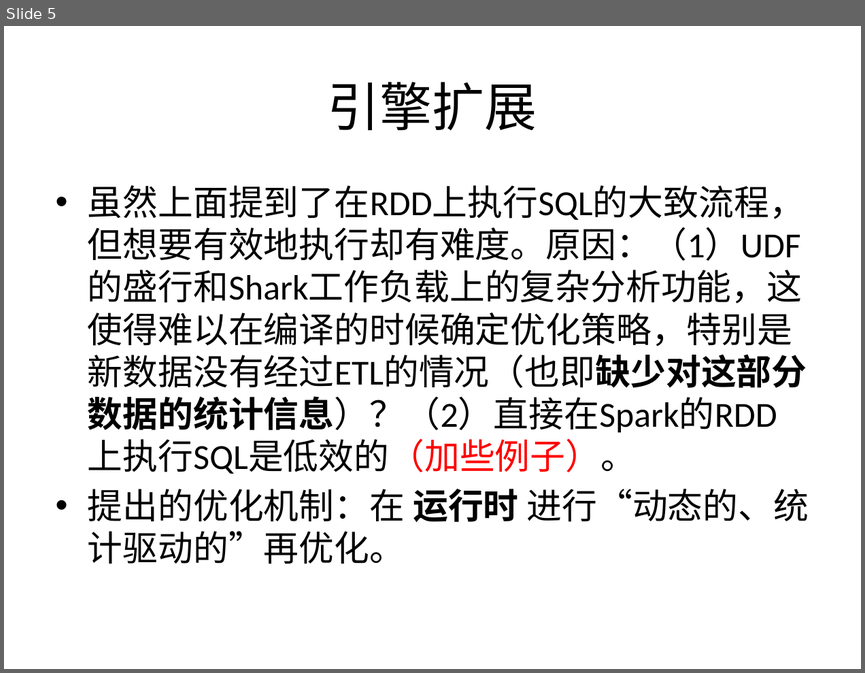
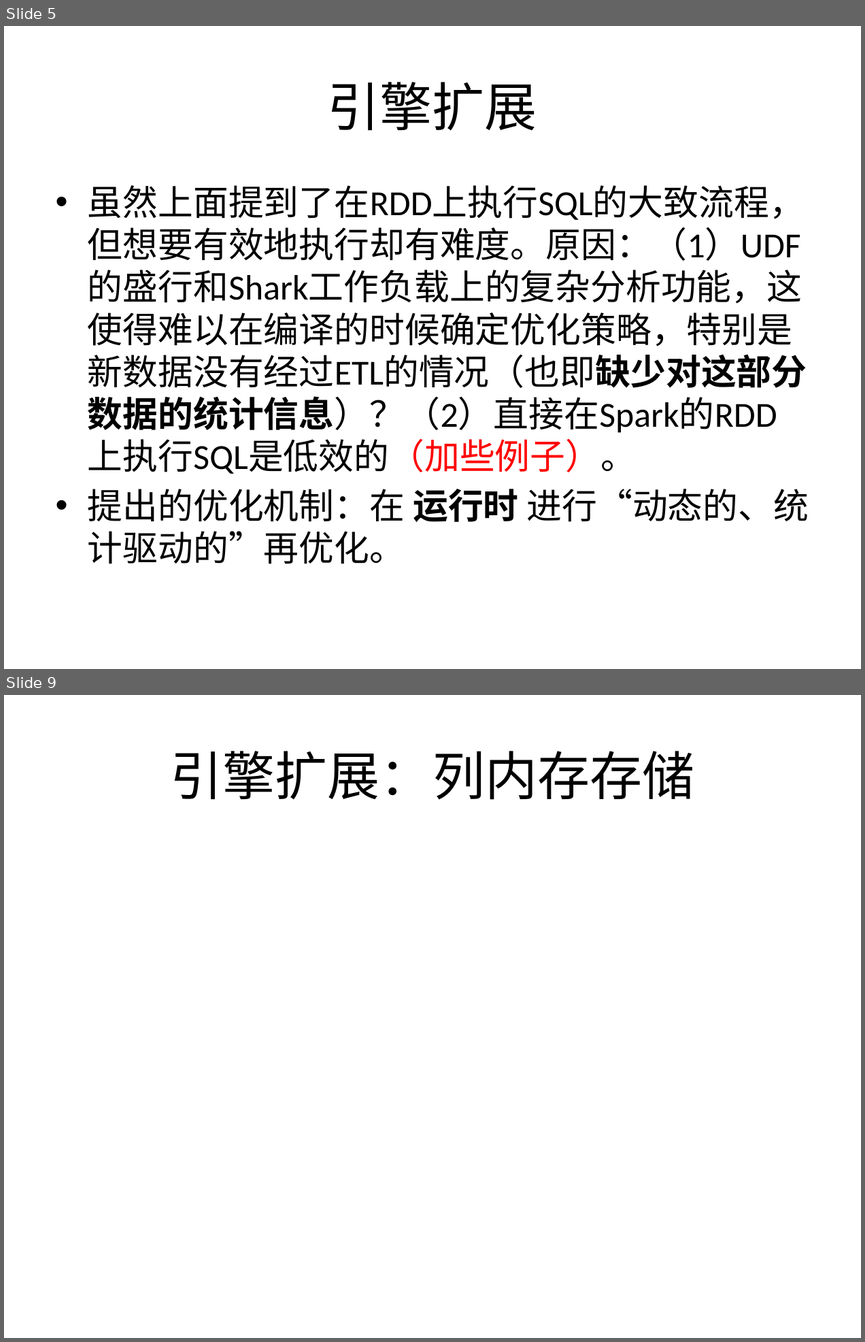
Before and after one commit to wuxingdexian/seminar, a slide deck: shark.pptx. Shown one above the other, each under a label of ours: slide 5 before the commit, slides 5 and 9 after it; the slides between them are not shown. The pictures are 865x673 and 865x1342 pixels, drawn with LibreOffice and Linux fonts; fonts in the diff are those of the drawing. Boxes give left, top, right and bottom in pixels: in the first picture for what was removed or moved away, otherwise in the second. Text is boxed around its words. In the diff, an @@ line names an element or a change of style, - is before the commit and + after.

```diff
--- a/shark.pptx
+++ b/shark.pptx
@@ slide 9 added at bbox=[4, 695, 861, 1338], background #FFFFFF @@
@@ title added at bbox=[171, 751, 695, 800], 44 pt, text #000000 @@
+引擎扩展：列内存存储
```
Also in this commit, not shown: 2 slides changed, 1 other slide added, 1 slide removed, 2 other files.
